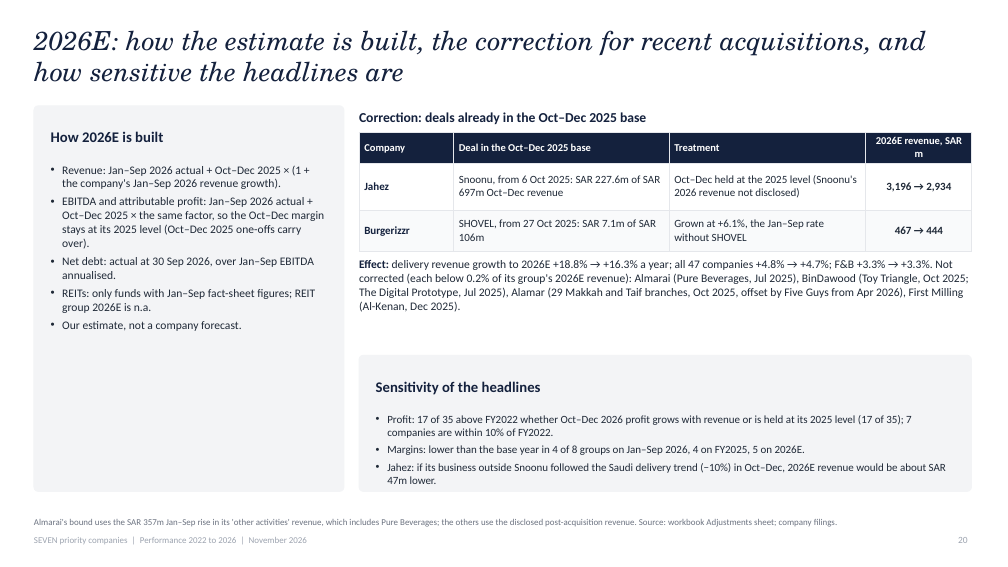
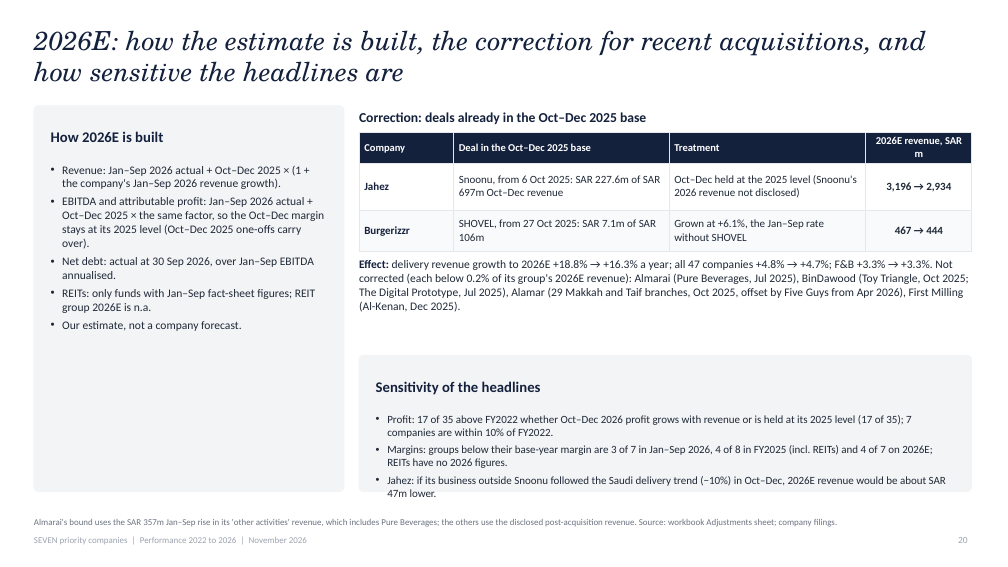
Before and after one commit to KhalidAba94/Test, a slide deck: slide 20 of sector-analysis/sets/seven/output/SEVEN_Priority_Companies_Executive_Deck.pptx. Drawn at 1008x567 pixels with LibreOffice and Linux fonts; fonts in the diff are those of the drawing. Boxes give left, top, right and bottom in pixels: in the first picture for what was removed or moved away, otherwise in the second. Text is boxed around its words. In the diff, an @@ line names an element or a change of style, - is before the commit and + after.

```diff
--- a/sector-analysis/sets/seven/output/SEVEN_Priority_Companies_Executive_Deck.pptx
+++ b/sector-analysis/sets/seven/output/SEVEN_Priority_Companies_Executive_Deck.pptx
@@ text at (x1=387, y1=445, x2=932, y2=468): text changed @@
-• Margins: lower than the base year in 4 of 8 groups on Jan–Sep 2026, 4 on FY2025, 5 on 2026E.
+• Margins: groups below their base-year margin are 3 of 7 in Jan–Sep 2026, 4 of 8 in FY2025 (incl. REITs) and 4 of 7 on 2026E; REITs have no 2026 figures.
```
Also in this commit, not shown: 8 other slides changed, 4 other files.
